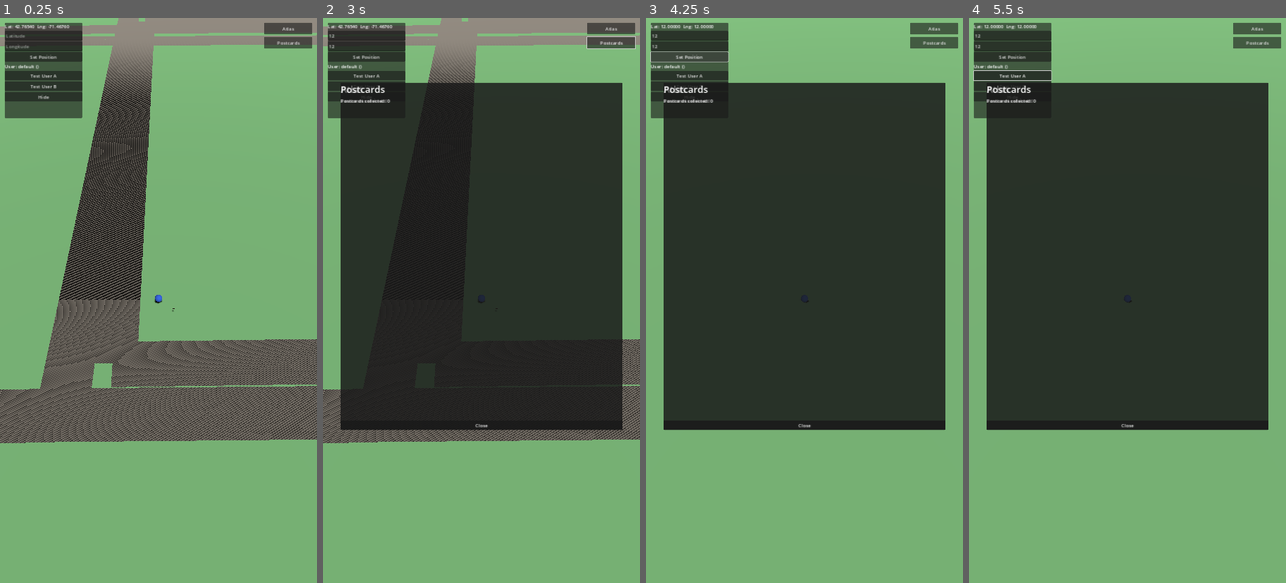
Above: before the commit, frames 1-4 (left to right).
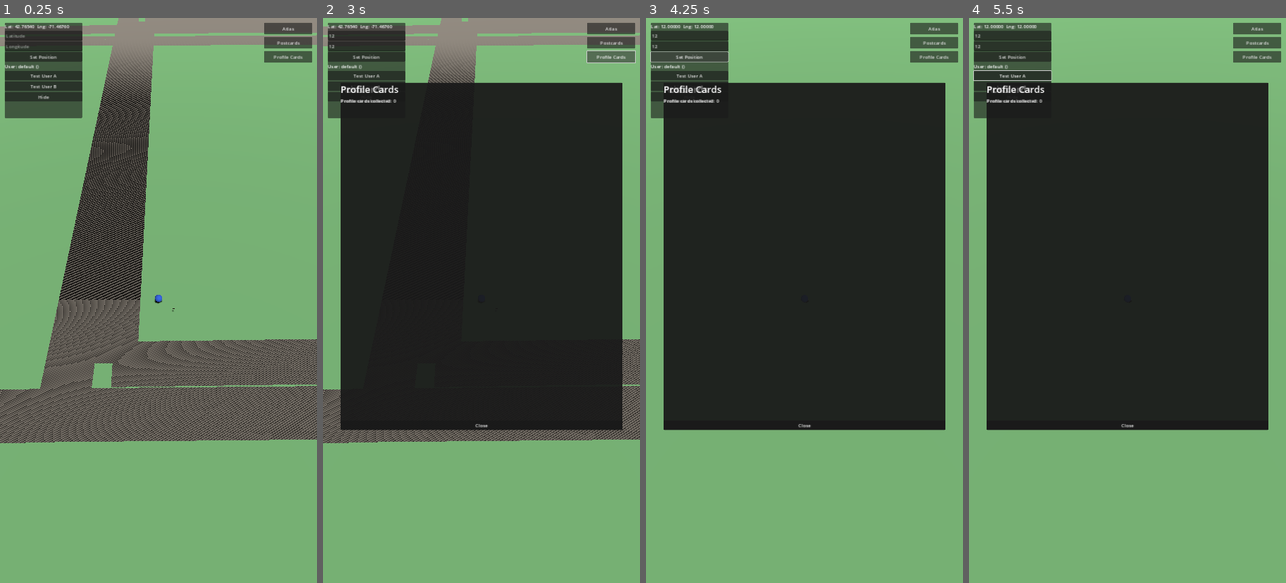
Above: after the commit, the same moments.

Repository: Dominic339/Shared-Skies
Game: Godot game, scene res://scenes/Main.tscn
Two runs of this game, one before a commit and one after it. Both use one fixed random seed, a clock stepped at 60 frames per second and the inputs below.
Inputs (mouse positions are in pixels of both pictures, inside the frame that each line leads up to):
- Up to frame 1 (0.25 s): no input
- Up to frame 2 (3 s): click (367, 34) at 0.52 s; type "12" at 0.6 s; click (367, 46) at 0.75 s; type "12" at 0.83 s; click "Atlas" at 1.25 s; click "Postcards" at 2 s; click (611, 57) at 2.75 s, where only the run after the commit has a clickable "Profile Cards"
- Up to frame 3 (4.25 s): click "Set Position" at 3.5 s
- Up to frame 4 (5.5 s): click "Test User A" at 4.25 s; click "Test User B" at 5 s

The runs differ from the first frame. In frame 1, 0.3% of the frame differs, in the area x 83-99%, y 5-8%; in frame 2, 0.6%, in the area x 5-99%, y 3-15%; in frame 3, 0.5%; in frame 4, 0.5%.

Commit message:
Add interactive profile card placement/collection UI
Landmark display panel now shows each Landmark's card holders (empty,
your own card, or someone else's) with Leave/Collect buttons gated by
proximity and the one-active-placement-per-Landmark rule. Adds a
Profile Cards screen showing cards collected from other wayfinders, via
a new view that deliberately isn't security_invoker so a collected
card's placer/landmark info survives the placement itself later
emptying out from other collectors.

Co-Authored-By: Claude Sonnet 5 <noreply@anthropic.com>
Claude-Session: https://claude.ai/code/session_01AHmiCVGuG2bKpEKrF4VL2r

Diff:
--- a/client/scenes/Main.tscn
+++ b/client/scenes/Main.tscn
@@ -8,6 +8,7 @@
 [ext_resource type="Script" path="res://scripts/atlas_ui.gd" id="6"]
 [ext_resource type="PackedScene" path="res://scenes/AtlasBook.tscn" id="7"]
 [ext_resource type="Script" path="res://scripts/postcards_ui.gd" id="8"]
+[ext_resource type="Script" path="res://scripts/profile_cards_ui.gd" id="9"]
 
 [sub_resource type="PlaneMesh" id="PlaneMesh_1"]
 size = Vector2(6000, 6000)
@@ -107,6 +108,8 @@
 
 [node name="CodeLabel" type="Label" parent="LandmarkDisplay/Panel/VBoxContainer"]
 text = "LM000000"
+
+[node name="CardSlotsContainer" type="VBoxContainer" parent="LandmarkDisplay/Panel/VBoxContainer"]
 
 [node name="CloseButton" type="Button" parent="LandmarkDisplay/Panel/VBoxContainer"]
 text = "Close"
@@ -129,6 +132,15 @@
 offset_bottom = 104.0
 text = "Postcards"
 
+[node name="ProfileCardsButton" type="CanvasLayer" parent="."]
+
+[node name="Button" type="Button" parent="ProfileCardsButton"]
+offset_left = 900.0
+offset_top = 112.0
+offset_right = 1064.0
+offset_bottom = 152.0
+text = "Profile Cards"
+
 [node name="AtlasUI" type="CanvasLayer" parent="."]
 script = ExtResource("6")
 
@@ -233,3 +245,51 @@
 
 [node name="CloseButton" type="Button" parent="PostcardsUI/DetailsPanel/VBoxContainer"]
 text = "Close"
+
+[node name="ProfileCardsUI" type="CanvasLayer" parent="."]
+script = ExtResource("9")
+
+[node name="Panel" type="PanelContainer" parent="ProfileCardsUI"]
+offset_left = 60.0
+offset_top = 220.0
+offset_right = 1020.0
+offset_bottom = 1400.0
+
+[node name="VBoxContainer" type="VBoxContainer" parent="ProfileCardsUI/Panel"]
+
+[node name="TitleLabel" type="Label" parent="ProfileCardsUI/Panel/VBoxContainer"]
+theme_override_font_sizes/font_size = 32
+text = "Profile Cards"
+
+[node name="TotalLabel" type="Label" parent="ProfileCardsUI/Panel/VBoxContainer"]
+text = "Profile cards collected: 0"
+
+[node name="ScrollContainer" type="ScrollContainer" parent="ProfileCardsUI/Panel/VBoxContainer"]
+size_flags_vertical = 3
+
+[node name="EntriesContainer" type="VBoxContainer" parent="ProfileCardsUI/Panel/VBoxContainer/ScrollContainer"]
+size_flags_horizontal = 3
+
+[node name="CloseButton" type="Button" parent="ProfileCardsUI/Panel/VBoxContainer"]
+text = "Close"
+
+[node name="DetailsPanel" type="PanelContainer" parent="ProfileCardsUI"]
+offset_left = 200.0
+offset_top = 500.0
+offset_right = 880.0
+offset_bottom = 780.0
+
+[node name="VBoxContainer" type="VBoxContainer" parent="ProfileCardsUI/DetailsPanel"]
+
+[node name="NameLabel" type="Label" parent="ProfileCardsUI/DetailsPanel/VBoxContainer"]
+theme_override_font_sizes/font_size = 28
+text = "Landmark Name"
+
+[node name="FromLabel" type="Label" parent="ProfileCardsUI/DetailsPanel/VBoxContainer"]
+text = "From: --"
+
+[node name="CollectedLabel" type="Label" parent="ProfileCardsUI/DetailsPanel/VBoxContainer"]
+text = "Collected: --"
+
+[node name="CloseButton" type="Button" parent="ProfileCardsUI/DetailsPanel/VBoxContainer"]
+text = "Close"
--- a/client/scripts/landmark_display_ui.gd
+++ b/client/scripts/landmark_display_ui.gd
@@ -13,6 +13,7 @@
 @onready var name_label: Label = $Panel/VBoxContainer/NameLabel
 @onready var category_label: Label = $Panel/VBoxContainer/CategoryLabel
 @onready var code_label: Label = $Panel/VBoxContainer/CodeLabel
+@onready var card_slots_container: VBoxContainer = $Panel/VBoxContainer/CardSlotsContainer
 @onready var close_button: Button = $Panel/VBoxContainer/CloseButton
 
 var _camera: Camera3D = null
@@ -32,6 +33,7 @@
 	code_label.text = marker.code
 	show()
 	_update_position()
+	await _load_card_slots()
 
 
 func _process(_delta: float) -> void:
@@ -49,6 +51,104 @@
 	panel.position = Vector2(screen_point.x - panel.size.x / 2.0, target_bottom_y - panel.size.y)
 
 
+const OWN_CARD_COLOR := Color(1, 0.85, 0.3)
+const COLLECTED_COLOR := Color(0.45, 0.45, 0.45)
+
+
+# Rebuilds the card-holder rows from scratch every time the panel opens
+# (rather than diffing) -- slot occupancy changes from OTHER players too
+# (someone else leaving/collecting), so a stale cached view would be
+# actively wrong, and there are only ever a handful of slots per Landmark.
+func _load_card_slots() -> void:
+	for child in card_slots_container.get_children():
+		child.queue_free()
+
+	if _marker == null:
+		return
+
+	var rows: Array = await SupabaseClient.get_table(
+		"profile_card_slots_view",
+		(
+			"select=slot_id,landmark_id,slot_index,placement_id,placed_by,"
+			+ "placed_by_display_name,remaining_copies,occupied,is_own_card,already_collected"
+			+ "&landmark_id=eq.%s&order=slot_index" % _marker.landmark_id
+		)
+	)
+
+	# A wayfinder may only have one active placement per Landmark (enforced
+	# DB-side too, see profile_card_placements_active_landmark_idx) -- if
+	# any slot already carries their card, every empty slot's "Leave My
+	# Card" button should be disabled rather than letting the request round
+	# -trip just to be rejected by RLS/the unique index.
+	var already_placed_here := rows.any(func(r: Dictionary) -> bool: return r.get("is_own_card", false))
+
+	for row: Dictionary in rows:
+		var row_box := HBoxContainer.new()
+		var state_label := Label.new()
+		state_label.size_flags_horizontal = Control.SIZE_EXPAND_FILL
+		row_box.add_child(state_label)
+
+		var occupied: bool = row.get("occupied", false)
+		if not occupied:
+			state_label.text = "Slot %d: empty" % (row.get("slot_index", 0) + 1)
+			var leave_button := Button.new()
+			leave_button.text = "Leave My Card"
+			leave_button.disabled = already_placed_here or not _marker.in_range
+			leave_button.pressed.connect(_on_leave_card_pressed.bind(row.get("slot_id", "")))
+			row_box.add_child(leave_button)
+		elif row.get("is_own_card", false):
+			state_label.text = "Slot %d: your card (%d left)" % [
+				row.get("slot_index", 0) + 1, row.get("remaining_copies", 0)
+			]
+			state_label.modulate = OWN_CARD_COLOR
+		else:
+			var placer_name: String = row.get("placed_by_display_name", "a wayfinder")
+			var collected: bool = row.get("already_collected", false)
+			state_label.text = "Slot %d: %s's card%s" % [
+				row.get("slot_index", 0) + 1, placer_name, " (collected)" if collected else ""
+			]
+			if collected:
+				state_label.modulate = COLLECTED_COLOR
+			else:
+				var collect_button := Button.new()
+				collect_button.text = "Collect"
+				collect_button.disabled = not _marker.in_range
+				collect_button.pressed.connect(_on_collect_card_pressed.bind(row.get("placement_id", "")))
+				row_box.add_child(collect_button)
+
+		card_slots_container.add_child(row_box)
+
+	# The panel's rect is otherwise fixed (authored in Main.tscn, not
+	# inside a layout Container that would auto-fit it) -- reset_size()
+	# recomputes it from the children's actual minimum size now that the
+	# slot count is known, instead of a hardcoded box that's either too
+	# cramped for a Landmark with more slots or wastefully empty for one
+	# with fewer. Same overflow failure mode the Atlas panel's CloseButton
+	# hit earlier, avoided here by not hardcoding a height at all.
+	panel.reset_size()
+	_update_position()
+
+
+func _on_leave_card_pressed(slot_id: String) -> void:
+	var row := await SupabaseClient.insert_row("profile_card_placements", {
+		"slot_id": slot_id,
+		"placed_by": SupabaseClient.user_id,
+	})
+	if row.is_empty():
+		print("Failed to leave card in slot %s" % slot_id)
+	await _load_card_slots()
+
+
+func _on_collect_card_pressed(placement_id: String) -> void:
+	var row := await SupabaseClient.insert_row("profile_card_collections", {
+		"placement_id": placement_id,
+		"collected_by": SupabaseClient.user_id,
+	})
+	if row.is_empty():
+		print("Failed to collect card for placement %s" % placement_id)
+	await _load_card_slots()
+
+
 func _on_close_pressed() -> void:
 	hide()
 	_marker = null
--- a/client/scripts/main.gd
+++ b/client/scripts/main.gd
@@ -36,6 +36,8 @@
 @onready var atlas_ui: CanvasLayer = $AtlasUI
 @onready var postcards_button: Button = $PostcardsButton/Button
 @onready var postcards_ui: CanvasLayer = $PostcardsUI
+@onready var profile_cards_button: Button = $ProfileCardsButton/Button
+@onready var profile_cards_ui: CanvasLayer = $ProfileCardsUI
 
 var markers_by_landmark_id: Dictionary = {}
 var focused_marker: LandmarkMarker = null
@@ -50,6 +52,7 @@
 	landmark_display.closed.connect(_on_landmark_display_closed)
 	atlas_button.pressed.connect(_on_atlas_button_pressed)
 	postcards_button.pressed.connect(_on_postcards_button_pressed)
+	profile_cards_button.pressed.connect(_on_profile_cards_button_pressed)
 
 	if not SupabaseClient.is_ready:
 		await SupabaseClient.authenticated
@@ -85,6 +88,8 @@
 		if atlas_ui.close_topmost():
 			return
 		if postcards_ui.close_topmost():
+			return
+		if profile_cards_ui.close_topmost():
 			return
 		if landmark_display.close_topmost():
 			return
@@ -223,6 +228,10 @@
 	postcards_ui.show_postcards()
 
 
+func _on_profile_cards_button_pressed() -> void:
+	profile_cards_ui.show_profile_cards()
+
+
 func _record_visit(marker: LandmarkMarker) -> void:
 	var is_first := not marker.visited
 	marker.set_visited(true)  # optimistic -- avoids double-recording if tapped again before this resolves
--- /dev/null
+++ b/client/scripts/profile_cards_ui.gd
@@ -0,0 +1,82 @@
+extends CanvasLayer
+
+# Minimal "cards I've collected from other wayfinders" browser -- the
+# collection-facing half of the profile card loop, distinct from the
+# Atlas (places visited) and Postcards (souvenirs from your own first
+# visits). Mirrors postcards_ui.gd's structure. Cards you've LEFT for
+# others aren't shown here -- their state already lives on the
+# Landmark's own card holders (see landmark_display_ui.gd).
+
+signal closed
+
+@onready var panel: PanelContainer = $Panel
+@onready var total_label: Label = $Panel/VBoxContainer/TotalLabel
+@onready var entries_container: VBoxContainer = $Panel/VBoxContainer/ScrollContainer/EntriesContainer
+@onready var close_button: Button = $Panel/VBoxContainer/CloseButton
+
+@onready var details_panel: PanelContainer = $DetailsPanel
+@onready var details_name_label: Label = $DetailsPanel/VBoxContainer/NameLabel
+@onready var details_from_label: Label = $DetailsPanel/VBoxContainer/FromLabel
+@onready var details_collected_label: Label = $DetailsPanel/VBoxContainer/CollectedLabel
+@onready var details_close_button: Button = $DetailsPanel/VBoxContainer/CloseButton
+
+
+func _ready() -> void:
+	close_button.pressed.connect(_on_close_pressed)
+	details_close_button.pressed.connect(_on_details_close_pressed)
+	details_panel.hide()
+	hide()
+
+
+func show_profile_cards() -> void:
+	details_panel.hide()
+	show()
+	await _load_entries()
+
+
+func _load_entries() -> void:
+	for child in entries_container.get_children():
+		child.queue_free()
+
+	var rows: Array = await SupabaseClient.get_table(
+		"profile_card_collection_view",
+		"select=landmark_name,landmark_code,placed_by_display_name,collected_at"
+		+ "&order=collected_at.desc"
+	)
+
+	for row: Dictionary in rows:
+		var entry_button := Button.new()
+		entry_button.text = "%s -- from %s" % [
+			row.get("landmark_name", ""), row.get("placed_by_display_name", "a wayfinder")
+		]
+		entry_button.pressed.connect(_on_entry_pressed.bind(row))
+		entries_container.add_child(entry_button)
+
+	total_label.text = "Profile cards collected: %d" % rows.size()
+
+
+func _on_entry_pressed(row: Dictionary) -> void:
+	details_name_label.text = row.get("landmark_name", "")
+	details_from_label.text = "From: %s" % row.get("placed_by_display_name", "a wayfinder")
+	details_collected_label.text = "Collected: %s" % row.get("collected_at", "")
+	details_panel.show()
+
+
+func _on_details_close_pressed() -> void:
+	details_panel.hide()
+
+
+func _on_close_pressed() -> void:
+	hide()
+	closed.emit()
+
+
+# Used by main.gd's global Escape handler, same pattern as atlas_ui.gd.
+func close_topmost() -> bool:
+	if not visible:
+		return false
+	if details_panel.visible:
+		_on_details_close_pressed()
+	else:
+		_on_close_pressed()
+	return true
Not shown, added: supabase/migrations/20260722000000_profile_card_collection_view.sql
